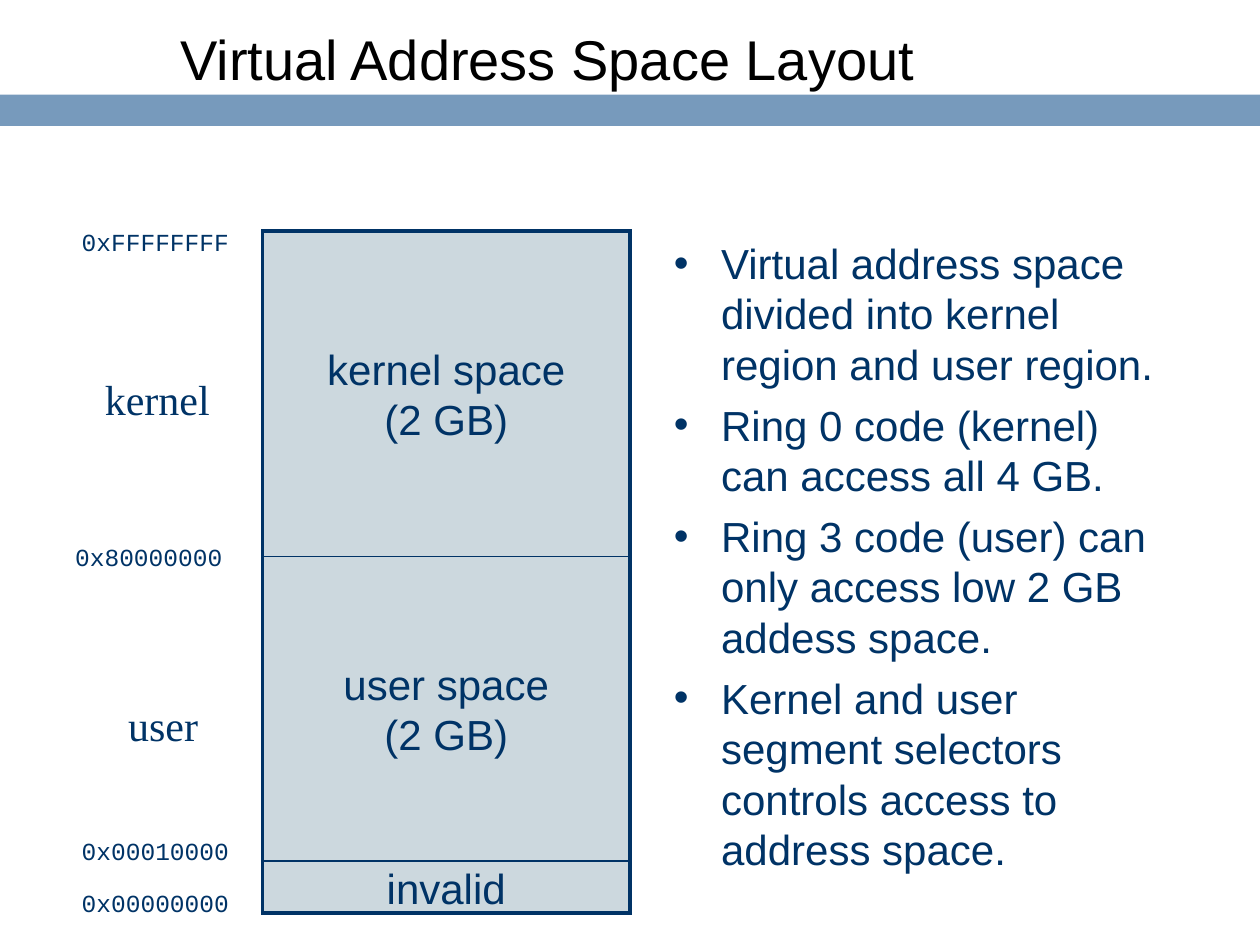
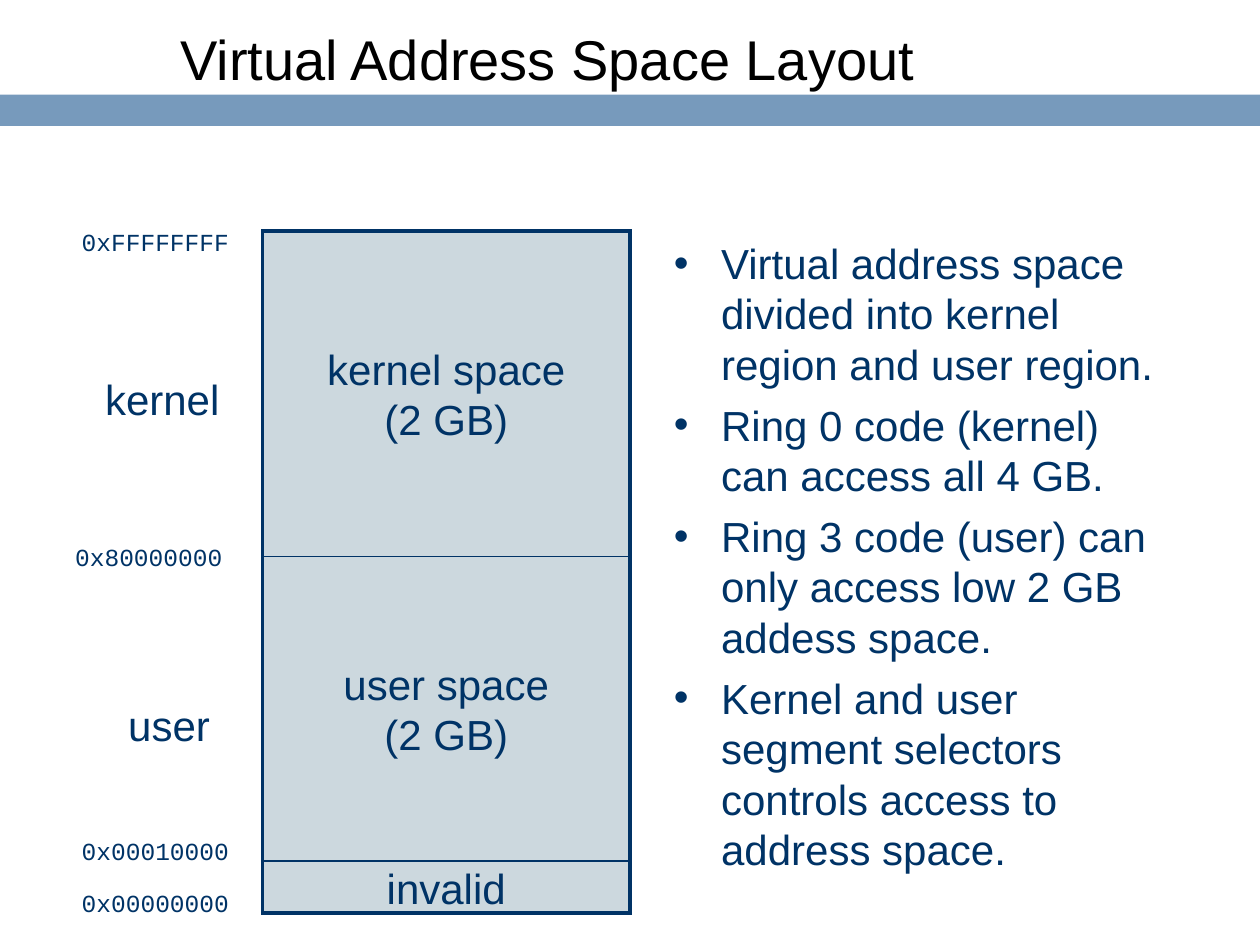
Before and after one commit to ringgaard/sanos, a slide deck: slide 11 of doc/sanostech.ppt (slide 10 before the commit). Drawn at 1260x945 pixels with LibreOffice and Linux fonts; fonts in the diff are those of the drawing; background and template pictures are left out. Boxes give left, top, right and bottom in pixels: in the first picture for what was removed or moved away, otherwise in the second. Text is boxed around its words. In the diff, an @@ line names an element or a change of style, - is before the commit and + after.

```diff
--- a/doc/sanostech.ppt
+++ b/doc/sanostech.ppt
@@ text "kernel" at <box>105,384,219,416</box>: font Times New Roman to Arial @@
@@ text "user" at <box>128,718,210,742</box>: font Times New Roman to Arial @@
```
Also in this commit, not shown: 13 other slides changed, 1 slide added.
